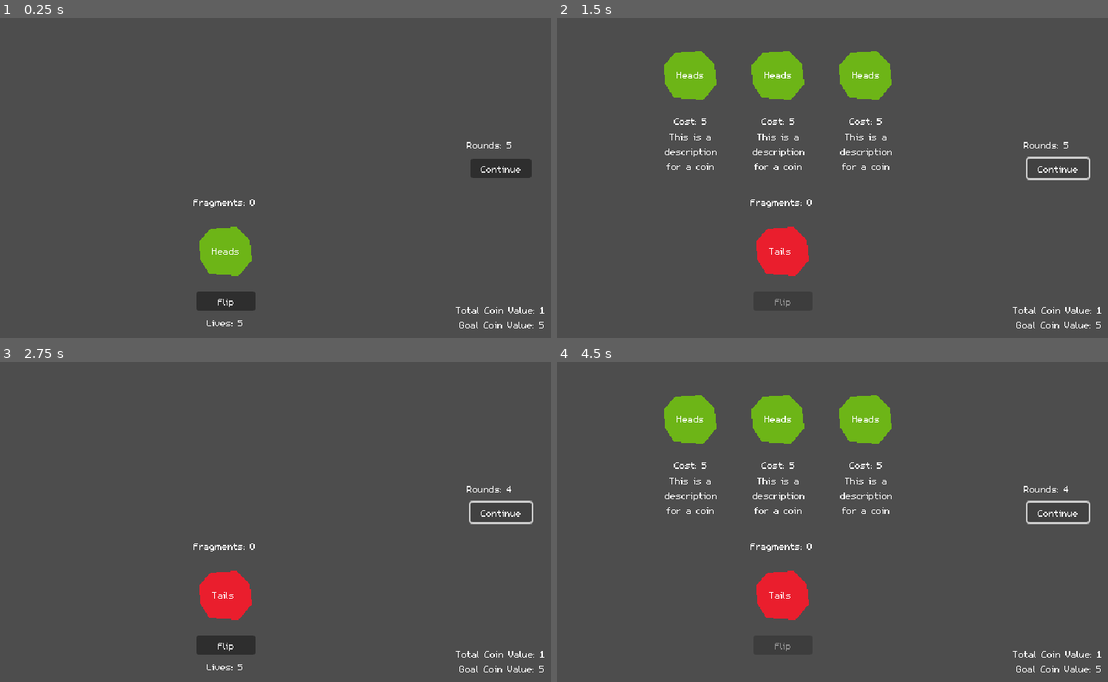
Above: before the commit, frames 1-4 (two rows, left to right).
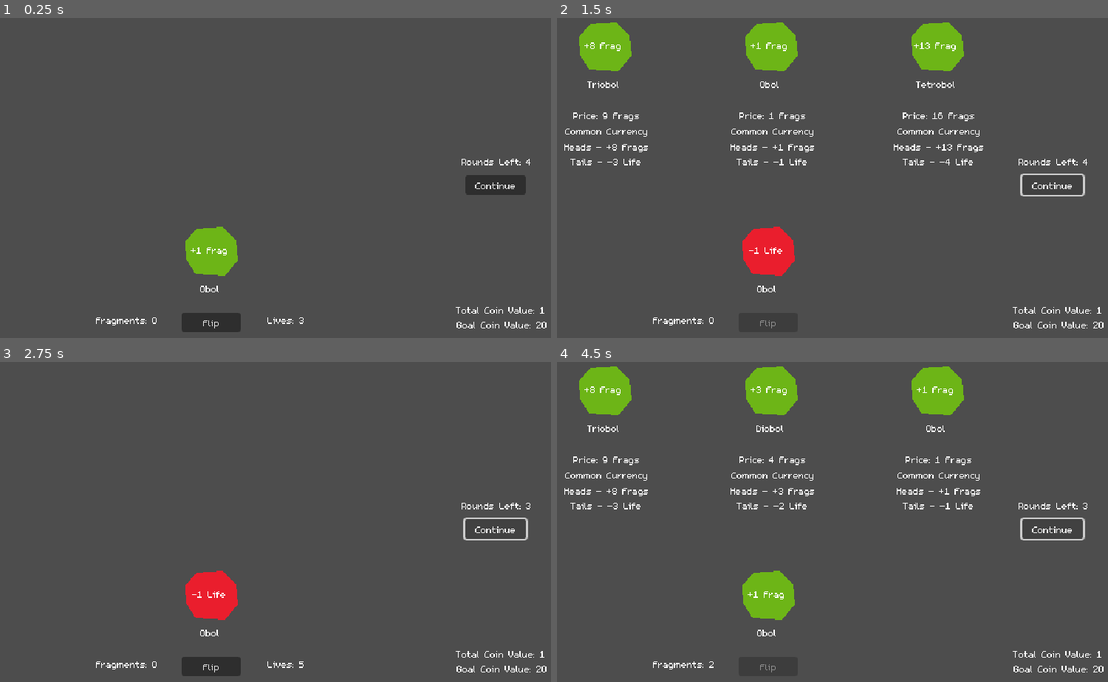
Above: after the commit, the same moments.

Repository: bdunko/Charon-s-Obol
Game: Godot game, scene res://main.tscn
Two runs of this game, one before a commit and one after it. Both use one fixed random seed, a clock stepped at 60 frames per second and the inputs below.
Inputs:
- Up to frame 1 (0.25 s): no input
- Up to frame 2 (1.5 s): click "Flip" at 0.5 s; click "Continue" at 1.25 s
- Up to frame 3 (2.75 s): click "Continue" at 2 s
- Up to frame 4 (4.5 s): click "Flip" at 2.75 s; click "Flip" at 3.5 s; click "Continue" at 4.25 s

The runs differ from the first frame. In frame 1, 3.6% of the frame differs, in the area x 17-100%, y 38-99%; in frame 2, 9.6%; in frame 3, 3.0%; in frame 4, 10%, in the area x 1-100%, y 1-98%.

Commit message:
Added other coin denominations; vary amount of life by round

Diff:
--- a/coin.gd
+++ b/coin.gd
@@ -1,36 +1,58 @@
-class_name Coin
+class_name CoinEntity
 extends Control
 
 signal clicked
 
-# if this coin is on the heads side
+var _coin: Global.Coin:
+	set(val):
+		_coin = val
+		#default a new coin to the heads side; this also updates the coin label/sprite
+		_heads = true
+
 var _heads := true:
 	set(val):
 		_heads = val
-		_SIDE_LABEL.text = "Heads" if _heads else "Tails"
+		# todo - power text
+		_SIDE_LABEL.text = "+%d Frag" % _coin.get_fragments() if _heads else "-%d Life" % _coin.get_life_loss()
 		_SPRITE.color = _HEADS_COLOR if _heads else _TAILS_COLOR
+		_NAME_LABEL.text = _coin.get_name()
 
 const _HEADS_COLOR = Color("#6db517")
 const _TAILS_COLOR = Color("#ea1e2d")
 
 @onready var _SPRITE = $Sprite
-@onready var _SIDE_LABEL = $SideLabel
+@onready var _SIDE_LABEL = $Sprite/SideLabel
+@onready var _NAME_LABEL = $NameLabel
 
 func _ready():
 	assert(_SPRITE)
 	assert(_SIDE_LABEL)
-	_heads = true
+	assert(_NAME_LABEL)
+	_coin = Global.make_coin(Global.CoinType.GENERIC, Global.Denomination.OBOL)
+
+func assign_coin(coin: Global.Coin):
+	_coin = coin
 
 func is_heads() -> bool:
 	return _heads
 
+func get_store_price() -> int:
+	return _coin.get_store_price()
+
+func get_fragments() -> int:
+	return _coin.get_fragments()
+
+func get_life_loss() -> int:
+	return _coin.get_life_loss()
+
+func get_value() -> int:
+	return _coin.get_value()
+
 func flip() -> void:
-	# randomly flip the coin
-	_heads = Global.RNG.randi_range(0, 1) == 1
+	_heads = Global.RNG.randi_range(0, 1) == 1 # randomly flip the coin
 
 func _on_clickable_area_input_event(_viewport, event, _shape_idx):
 	if event is InputEventMouseButton:
 		if event.button_index == MOUSE_BUTTON_LEFT:
 			if event.pressed:
-				print("clicked")
 				emit_signal("clicked")
--- a/coin.tscn
+++ b/coin.tscn
@@ -20,13 +20,30 @@
 color = Color(0.427451, 0.709804, 0.0901961, 1)
 polygon = PackedVector2Array(97, 49, 126, 47, 140, 62, 142, 83, 128, 100, 96, 98, 86, 82, 85, 63)
 
-[node name="SideLabel" type="Label" parent="."]
+[node name="SideLabel" type="Label" parent="Sprite"]
+texture_filter = 1
+anchors_preset = 14
+anchor_top = 0.5
+anchor_right = 1.0
+anchor_bottom = 0.5
+offset_left = 81.0
+offset_top = 65.0
+offset_right = 141.0
+offset_bottom = 81.0
+grow_horizontal = 2
+grow_vertical = 2
+text = "+1 Frag"
+horizontal_alignment = 1
+
+[node name="NameLabel" type="Label" parent="."]
 texture_filter = 1
 layout_mode = 0
-offset_left = 22.0
-offset_top = 29.0
-offset_right = 62.0
-offset_bottom = 45.0
-text = "Heads"
+offset_left = -8.0
+offset_top = 70.0
+offset_right = 78.0
+offset_bottom = 105.0
+text = "Obol"
+horizontal_alignment = 1
+autowrap_mode = 2
 
 [connection signal="input_event" from="ClickableArea" to="." method="_on_clickable_area_input_event"]
--- a/global.gd
+++ b/global.gd
@@ -1,3 +1,118 @@
 extends Node
 
 var RNG = RandomNumberGenerator.new()
+
+func choose_one(arr: Array):
+	return arr[RNG.randi_range(0, arr.size()-1)]
+
+enum Denomination {
+	OBOL = 0,
+	DIOBOL = 1,
+	TRIOBOL = 2,
+	TETROBOL = 3
+}
+
+enum Power {
+	NONE
+}
+
+enum CoinType {
+	GENERIC
+}
+
+class _CoinFamily:
+	var of_suffix
+	var store_subtitle
+	var store_price_for_denom: Array[int]
+	var heads_fragments_for_denom: Array[int]
+	var tails_life_loss_for_denom: Array[int]
+	var power: Power
+	var power_uses_for_denom: Array[int]
+
+	func _init(suffix: String,
+			subtitle: String, prices: Array[int],
+			fragments_on_heads: Array[int], life_loss_on_tails: Array[int],
+			coin_power: Power, power_uses: Array[int]) -> void:
+		of_suffix = suffix
+		store_subtitle = subtitle
+		store_price_for_denom = prices
+
+		heads_fragments_for_denom = fragments_on_heads
+		tails_life_loss_for_denom = life_loss_on_tails
+
+		power = coin_power
+		power_uses_for_denom = power_uses
+
+class Coin:
+	var _coin_family: _CoinFamily
+	var _denomination: Denomination
+
+	func _init(family: _CoinFamily, denomination: Denomination):
+		_coin_family = family
+		_denomination = denomination
+
+	func get_fragments() -> int:
+		return _coin_family.heads_fragments_for_denom[_denomination]
+
+	func get_life_loss() -> int:
+		return _coin_family.tails_life_loss_for_denom[_denomination]
+
+	func get_store_price() -> int:
+		return _coin_family.store_price_for_denom[_denomination]
+
+	func get_store_subtitle() -> String:
+		return _coin_family.store_subtitle
+
+	const _STORE_DESCRIPTION_FORMAT = "Heads - %s\nTails - %s"
+	func get_store_description() -> String:
+		var heads_effect = "Nothing happens."
+		var tails_effect = "Nothing happens."
+
+		if get_fragments() != 0:
+			heads_effect = "+%d Frags" % get_fragments()
+		#todo - powers
+
+		if get_life_loss() != 0:
+			tails_effect = "-%d Life" % get_life_loss()
+
+		return _STORE_DESCRIPTION_FORMAT % [heads_effect, tails_effect]
+
+	func get_name() -> String:
+		match(_denomination):
+			Denomination.OBOL:
+				return "Obol%s" % _coin_family.of_suffix
+			Denomination.DIOBOL:
+				return "Diobol%s" % _coin_family.of_suffix
+			Denomination.TRIOBOL:
+				return "Triobol%s" % _coin_family.of_suffix
+			Denomination.TETROBOL:
+				return "Tetrobol%s" % _coin_family.of_suffix
+		return "ERROR"
+
+	func get_value() -> int:
+		match(_denomination):
+			Denomination.OBOL:
+				return 1
+			Denomination.DIOBOL:
+				return 2
+			Denomination.TRIOBOL:
+				return 3
+			Denomination.TETROBOL:
+				return 4
+		return 0
+
+var _GENERIC_FAMILY = _CoinFamily.new("", "Common Currency", [1, 4, 9, 16], [1, 3, 8, 13], [1, 2, 3, 4], Power.NONE, [0, 0, 0, 0])
+
+
+func random_coin_type():
+	return choose_one([CoinType.GENERIC])
+
+func random_denomination():
+	return choose_one([Denomination.OBOL, Denomination.DIOBOL, Denomination.TRIOBOL, Denomination.TETROBOL])
+
+func make_coin(type: CoinType, denomination: Denomination) -> Coin:
+	match(type):
+		CoinType.GENERIC:
+			return Coin.new(_GENERIC_FAMILY, denomination)
+	breakpoint
+	return null
--- a/main.gd
+++ b/main.gd
@@ -28,25 +28,24 @@
 		elif _state == State.SHOP:
 			_FLIP_BUTTON.disabled = true
 			_LIVES_LABEL.hide()
-			_SHOP.populate()
 			_SHOP.show()
 		elif _state == State.GAME_OVER:
 			_on_game_end()
 
 const _ROUNDS = 5
-var _rounds_remaining = _ROUNDS:
+var _round:
 	set(val):
-		_rounds_remaining = val
-		_ROUNDS_LABEL.text = "Rounds: %s" % _rounds_remaining
-		if _rounds_remaining == -1:
+		_round = val
+		_ROUNDS_LABEL.text = "Rounds Left: %s" % (_ROUNDS - _round)
+		if _round > _ROUNDS:
 			_on_game_end()
 
-var _fragments = 0:
+var _fragments:
 	set(val):
 		_fragments = val
 		_FRAGMENT_LABEL.text = "Fragments: %s" % _fragments
 
-const _GOAL_COIN_VALUE = 5
+const _GOAL_COIN_VALUE = 20
 var _coin_value:
 	set(val):
 		_coin_value = val
@@ -54,12 +53,12 @@
 		if _coin_value >= _GOAL_COIN_VALUE:
 			_on_game_end()
 
-const _LIVES_PER_ROUND = 5
-var _lives = _LIVES_PER_ROUND:
+const _LIVES_PER_ROUND = [-1, 3, 5, 8, 10, 15]
+var _lives:
 	set(val):
 		_lives = val
 		_LIVES_LABEL.text = "Lives: %s" % _lives
-		if _lives == -1:
+		if _lives < 0:
 			_on_game_end()
 
 func _ready() -> void:
@@ -90,10 +89,19 @@
 	_RESET_BUTTON.show()
 
 func _on_reset_button_pressed() -> void:
-	_lives = _LIVES_PER_ROUND
+	# delete all existing coins
+	for coin in _COIN_ROW.get_children():
+		coin.queue_free()
+
+	# make a single starting coin
+	var starting_coin: CoinEntity = load("res://coin.tscn").instantiate()
+	_COIN_ROW.add_child(starting_coin)
+	starting_coin.assign_coin(Global.make_coin(Global.CoinType.GENERIC, Global.Denomination.OBOL))
+
+	_round = 1
+	_lives = _LIVES_PER_ROUND[1]
 	_coin_value = 1
 	_fragments = 0
-	_rounds_remaining = _ROUNDS
 	_FLIP_BUTTON.disabled = false
 	_CONTINUE_BUTTON.disabled = false
 	_RESULT_LABEL.hide()
@@ -103,25 +111,25 @@
 func _on_flip_button_pressed() -> void:
 	# flip all the coins
 	for coin in _COIN_ROW.get_children() :
-		coin = coin as Coin
+		coin = coin as CoinEntity
 		coin.flip()
 
-		# for each coin on heads, gain a point
 		if coin.is_heads():
-			_fragments += 1
+			_fragments += coin.get_fragments()
 		else:
-			_lives -= 1
+			_lives -= coin.get_life_loss()
 
 func _on_continue_button_pressed():
 	assert(_state != State.GAME_OVER, "this shouldn't happen")
 	match(_state):
 		State.FLIPPING: # if we're currently flipping, change to shop
+			_SHOP.randomize_shop()
 			_state = State.SHOP
 		State.SHOP: # if we're currently shopping, change to flips
-			_rounds_remaining -= 1
-			if _rounds_remaining == -1: # if the game ended, just exit
+			_round += 1
+			if _round > _ROUNDS: # if the game ended, just exit
 				return
-			_lives = _LIVES_PER_ROUND
+			_lives = _LIVES_PER_ROUND[_round]
 			_state = State.FLIPPING
 
 func _on_shop_coin_purchased(shop_item: ShopItem, price: int):
@@ -132,6 +140,9 @@
 
 	# we can afford it, so purchase this coin and remove it from the shop
 	_fragments -= price
-	_COIN_ROW.add_child(shop_item.take_coin())
-	_coin_value += 1
+	_gain_coin(shop_item.take_coin())
 	shop_item.queue_free()
+
+func _gain_coin(coin: CoinEntity):
+	_COIN_ROW.add_child(coin)
+	_coin_value += coin.get_value()
--- a/main.tscn
+++ b/main.tscn
@@ -1,7 +1,6 @@
-[gd_scene load_steps=5 format=3 uid="uid://btdousdmcb6d3"]
+[gd_scene load_steps=4 format=3 uid="uid://btdousdmcb6d3"]
 
 [ext_resource type="Script" path="res://main.gd" id="1_68se7"]
-[ext_resource type="PackedScene" uid="uid://bkl5p2djoo52i" path="res://coin.tscn" id="3_43qkv"]
 [ext_resource type="PackedScene" uid="uid://svl2gfhqrjtk" path="res://shop_item.tscn" id="3_d2o1n"]
 [ext_resource type="Script" path="res://shop.gd" id="3_ie1li"]
 
@@ -12,43 +11,35 @@
 
 [node name="FlipButton" type="Button" parent="UI"]
 texture_filter = 1
-offset_left = 246.0
-offset_top = 306.0
-offset_right = 310.0
-offset_bottom = 327.0
+offset_left = 230.0
+offset_top = 329.0
+offset_right = 294.0
+offset_bottom = 350.0
 text = "Flip"
-
-[node name="ResetButton" type="Button" parent="UI"]
-texture_filter = 1
-offset_left = 544.0
-offset_top = 187.0
-offset_right = 609.0
-offset_bottom = 208.0
-text = "Reset"
 
 [node name="ContinueButton" type="Button" parent="UI"]
 texture_filter = 1
-offset_left = 543.0
-offset_top = 162.0
-offset_right = 609.0
-offset_bottom = 183.0
+offset_left = 537.0
+offset_top = 180.0
+offset_right = 603.0
+offset_bottom = 201.0
 text = "Continue"
 
 [node name="LivesLabel" type="Label" parent="UI"]
 texture_filter = 1
-offset_left = 243.0
-offset_top = 333.0
-offset_right = 311.0
-offset_bottom = 352.0
+offset_left = 309.0
+offset_top = 330.0
+offset_right = 377.0
+offset_bottom = 349.0
 text = "Lives: 5"
 horizontal_alignment = 1
 
 [node name="FragmentsLabel" type="Label" parent="UI"]
 texture_filter = 1
-offset_left = 243.0
-offset_top = 202.0
-offset_right = 311.0
-offset_bottom = 221.0
+offset_left = 137.0
+offset_top = 330.0
+offset_right = 205.0
+offset_bottom = 349.0
 text = "Fragments: 0"
 
 [node name="CoinValueLabel" type="Label" parent="UI"]
@@ -68,44 +59,51 @@
 text = "Goal Coin Value: 5"
 horizontal_alignment = 1
 
+[node name="RoundsLabel" type="Label" parent="UI"]
+texture_filter = 1
+offset_left = 533.0
+offset_top = 158.0
+offset_right = 609.0
+offset_bottom = 177.0
+text = "Rounds Left: 5"
+
 [node name="ResultLabel" type="Label" parent="UI"]
+visible = false
 texture_filter = 1
-offset_left = 532.0
-offset_top = 87.0
-offset_right = 616.0
-offset_bottom = 116.0
+offset_left = 233.0
+offset_top = 42.0
+offset_right = 317.0
+offset_bottom = 71.0
 theme_override_font_sizes/font_size = 32
 text = "You win!"
 horizontal_alignment = 1
 
-[node name="RoundsLabel" type="Label" parent="UI"]
+[node name="ResetButton" type="Button" parent="UI"]
+visible = false
 texture_filter = 1
-offset_left = 539.0
-offset_top = 140.0
-offset_right = 615.0
-offset_bottom = 159.0
-text = "Rounds Left: 5"
+offset_left = 242.0
+offset_top = 110.0
+offset_right = 307.0
+offset_bottom = 131.0
+text = "Reset"
 
 [node name="Table" type="Node2D" parent="."]
 
 [node name="CoinRow" type="HBoxContainer" parent="Table"]
-offset_left = 42.0
+offset_left = 7.0
 offset_top = 226.0
-offset_right = 515.0
+offset_right = 520.0
 offset_bottom = 301.0
 size_flags_horizontal = 4
 size_flags_vertical = 4
 mouse_filter = 2
 alignment = 1
 
-[node name="Coin" parent="Table/CoinRow" instance=ExtResource("3_43qkv")]
-layout_mode = 2
-
 [node name="Shop" type="HBoxContainer" parent="Table"]
-offset_left = 37.0
-offset_top = 35.0
-offset_right = 510.0
-offset_bottom = 183.0
+offset_left = 7.0
+offset_top = 4.0
+offset_right = 527.0
+offset_bottom = 224.0
 mouse_filter = 2
 theme_override_constants/separation = 20
 alignment = 1
@@ -114,7 +112,13 @@
 [node name="ShopItem" parent="Table/Shop" instance=ExtResource("3_d2o1n")]
 layout_mode = 2
 
+[node name="ShopItem2" parent="Table/Shop" instance=ExtResource("3_d2o1n")]
+layout_mode = 2
+
+[node name="ShopItem3" parent="Table/Shop" instance=ExtResource("3_d2o1n")]
+layout_mode = 2
+
 [connection signal="pressed" from="UI/FlipButton" to="." method="_on_flip_button_pressed"]
+[connection signal="pressed" from="UI/ContinueButton" to="." method="_on_continue_button_pressed"]
 [connection signal="pressed" from="UI/ResetButton" to="." method="_on_reset_button_pressed"]
-[connection signal="pressed" from="UI/ContinueButton" to="." method="_on_continue_button_pressed"]
 [connection signal="coin_purchased" from="Table/Shop" to="." method="_on_shop_coin_purchased"]
--- a/shop.gd
+++ b/shop.gd
@@ -7,18 +7,18 @@
 
 const _NUM_SHOP_ITEMS = 3
 
-func _ready():
-	populate()
-
-func populate():
+func randomize_shop():
 	for child in get_children():
 		child.queue_free()
 
 	for _i in _NUM_SHOP_ITEMS:
 		var shop_item = _SHOP_ITEM.instantiate()
-		# todo - randomize coin type
-		# shop_item.assign_coin()
 		add_child(shop_item)
+
+		# randomize the coin type
+		shop_item.assign_coin(Global.make_coin(Global.random_coin_type(), Global.random_denomination()))
+
+		# todo - smarter coin shop randomization
 		shop_item.purchased.connect(_on_coin_purchased)
 
 func _on_coin_purchased(item: ShopItem, price: int):
--- a/shop_item.gd
+++ b/shop_item.gd
@@ -3,25 +3,23 @@
 
 signal purchased
 
-var price := 5:
-	set(val):
-		price = val
-		_COST.text = "Price: %s" % price
-
-@onready var _COIN = $Coin
+@onready var _COIN: CoinEntity = $Coin
 @onready var _COST = $Cost
+@onready var _SUBTITLE = $Subtitle
 @onready var _DESCRIPTION = $Description
 
-func take_coin() -> Coin:
+func take_coin() -> CoinEntity:
 	var coin = _COIN
 	remove_child(coin)
 	return coin
 
-func assign_coin(_coin: Coin) -> void:
-	pass # todo
+func assign_coin(coin: Global.Coin) -> void:
+	_COIN.assign_coin(coin)
 
-	# price
-	#description
+	# update cost/subtitle/description
+	_COST.text = "Price: %s Frags" % coin.get_store_price()
+	_SUBTITLE.text = coin.get_store_subtitle()
+	_DESCRIPTION.text = coin.get_store_description()
 
 func _on_coin_clicked():
-	emit_signal("purchased", self, price)
+	emit_signal("purchased", self, _COIN.get_store_price())
--- a/shop_item.tscn
+++ b/shop_item.tscn
@@ -4,11 +4,17 @@
 [ext_resource type="Script" path="res://shop_item.gd" id="1_p34cn"]
 
 [node name="ShopItem" type="VBoxContainer"]
+custom_minimum_size = Vector2(160, 220)
+offset_right = 160.0
+offset_bottom = 220.0
 mouse_filter = 2
 script = ExtResource("1_p34cn")
 
 [node name="Coin" parent="." instance=ExtResource("1_av0wv")]
+custom_minimum_size = Vector2(75, 100)
 layout_mode = 2
+size_flags_horizontal = 4
+size_flags_vertical = 4
 
 [node name="Cost" type="Label" parent="."]
 texture_filter = 1
@@ -17,10 +23,18 @@
 horizontal_alignment = 1
 autowrap_mode = 2
 
+[node name="Subtitle" type="Label" parent="."]
+texture_filter = 1
+layout_mode = 2
+text = "A Cool Subtitle"
+horizontal_alignment = 1
+autowrap_mode = 2
+
 [node name="Description" type="Label" parent="."]
 texture_filter = 1
 layout_mode = 2
-text = "This is a description for a coin"
+text = "Heads: +5 Fragments
+Tails: -5 Life"
 horizontal_alignment = 1
 autowrap_mode = 2
 
